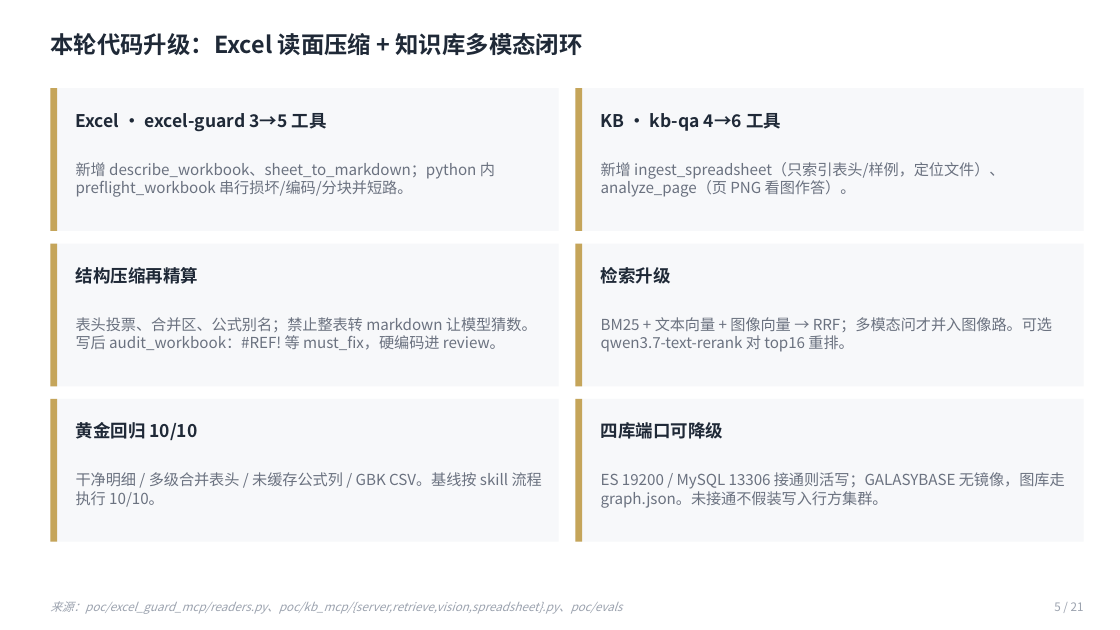
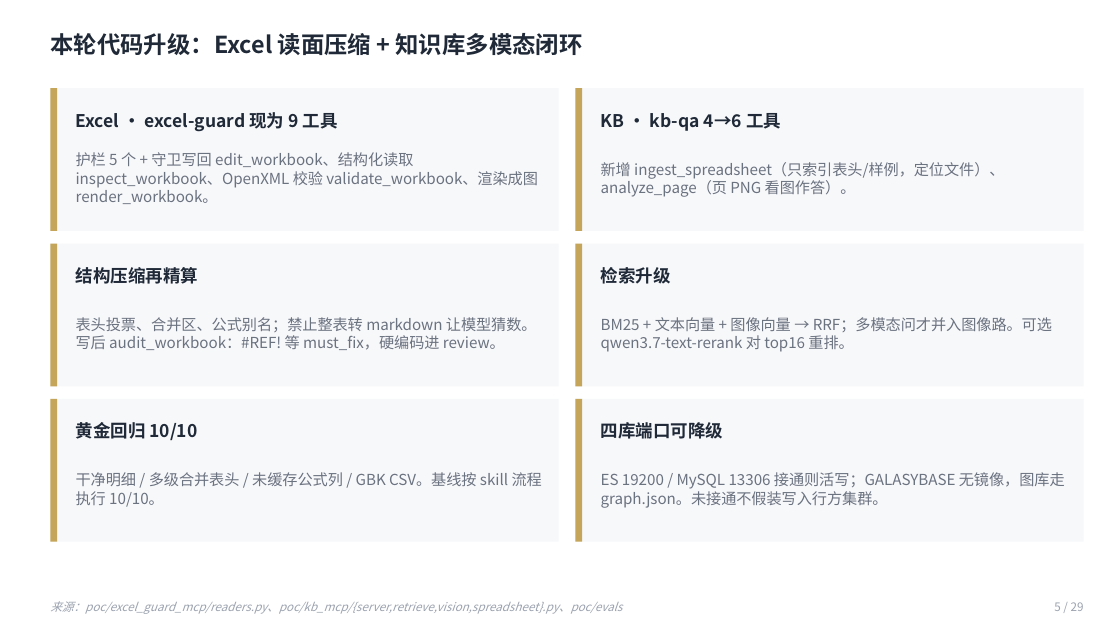
Before and after one commit to LiNan1984/shunde-poc, a slide deck: slide 5 of docs/演示材料/顺德POC四助手架构.pptx. Drawn at 1120x630 pixels with LibreOffice and Linux fonts; fonts in the diff are those of the drawing. Boxes give left, top, right and bottom in pixels: in the first picture for what was removed or moved away, otherwise in the second. Text is boxed around its words. In the diff, an @@ line names an element or a change of style, - is before the commit and + after.

```diff
--- a/docs/演示材料/顺德POC四助手架构.pptx
+++ b/docs/演示材料/顺德POC四助手架构.pptx
@@ text at [76,112,338,132]: text changed @@
-Excel · excel-guard 3→5 工具
+Excel · excel-guard 现为 9 工具
@@ text at [76,152,538,204]: text changed @@
-新增 describe_workbook、sheet_to_markdown；python 内 preflight_workbook 串行损坏/编码/分块并短路。
+护栏 5 个 + 守卫写回 edit_workbook、结构化读取 inspect_workbook、OpenXML 校验 validate_workbook、渲染成图 render_workbook。
@@ text at [1054,602,1084,611]: text changed @@
-5 / 21
+5 / 29
```
Also in this commit, not shown: 19 other slides changed, 9 slides added, 1 slide removed, 20 other files.
